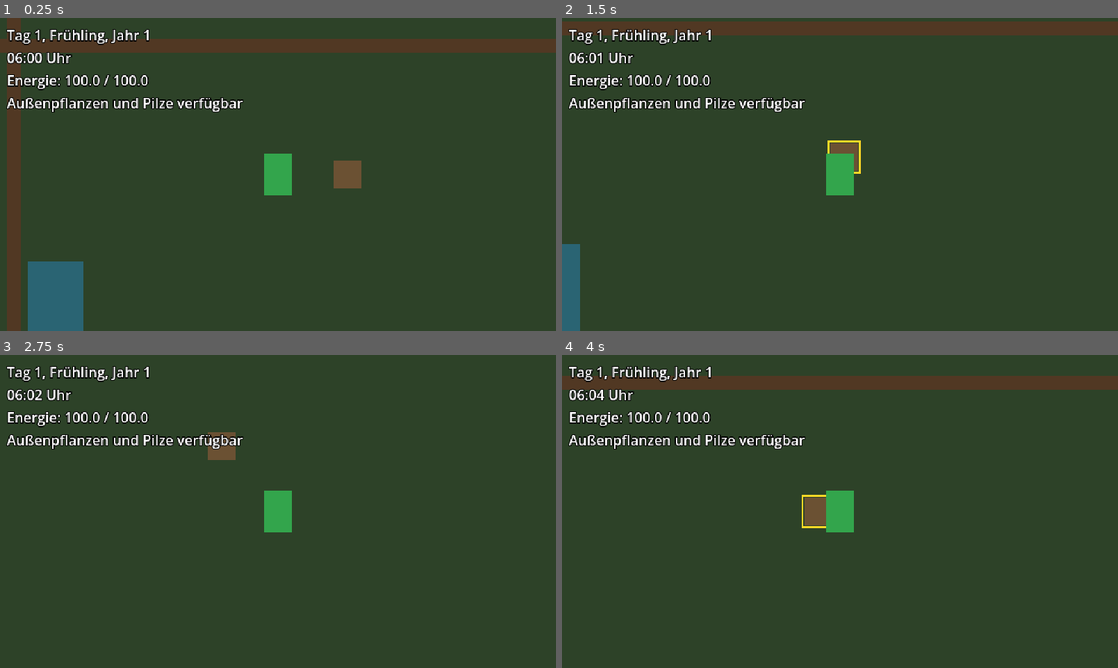
Above: before the commit, frames 1-4 (two rows, left to right).
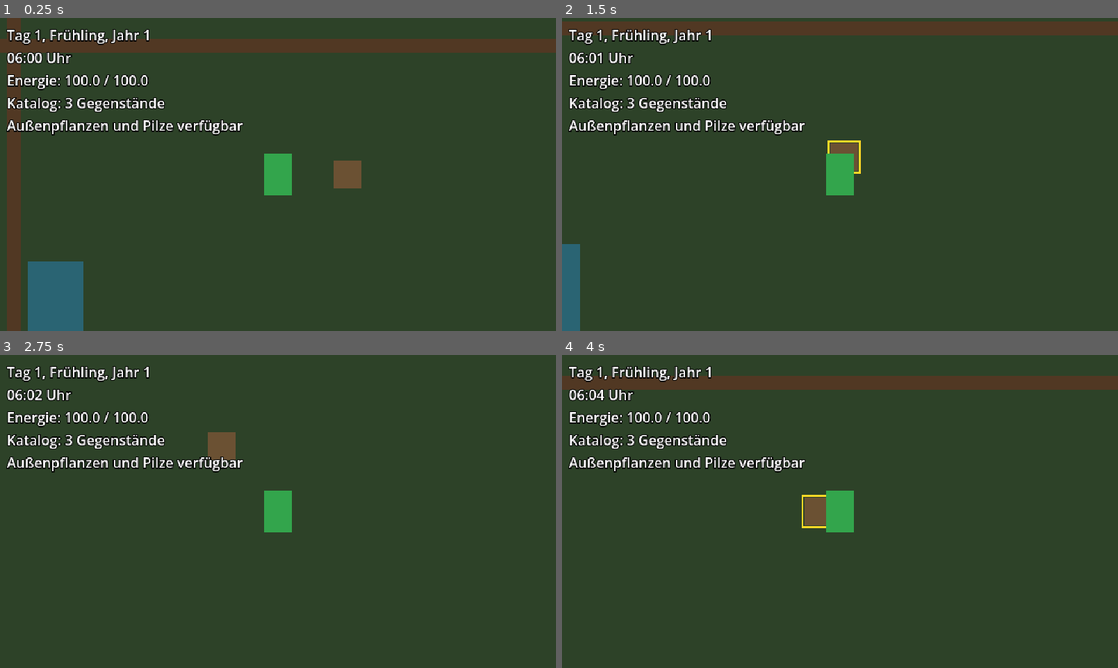
Above: after the commit, the same moments.

Repository: stasar14-rgb/Harvest-Dream
Game: Godot game, scene res://scenes/main.tscn
Two runs of this game, one before a commit and one after it. Both use one fixed random seed, a clock stepped at 60 frames per second and the inputs below.
Inputs:
- Up to frame 1 (0.25 s): no input
- Up to frame 2 (1.5 s): tap Enter at 0.5 s; hold D (move_right) 0.53-1.28 s; hold E (interact) 0.53-1.28 s; hold S (move_down) from 1.28 s (still down); tap E (interact) at 1.35 s
- Up to frame 3 (2.75 s): release S (move_down) at 2.03 s; hold D (move_right) from 2.03 s (still down); hold E (interact) from 2.03 s (still down)
- Up to frame 4 (4 s): release D (move_right) at 2.78 s; release E (interact) at 2.78 s; hold W (move_up) 2.78-3.53 s; tap E (interact) at 2.85 s; hold A (move_left) from 3.53 s (still down); hold E (interact) from 3.53 s (still down)

The runs differ from the first frame. In frame 1, 2.3% of the frame differs, in the area x 1-44%, y 25-38%; in frame 2, 2.3%; in frame 3, 2.3%; in frame 4, 2.3%.

Commit message:
Schritt 15: Füge Gegenstandskatalog hinzu

Diff:
--- /dev/null
+++ b/data/items/berries.tres
@@ -0,0 +1,10 @@
+[gd_resource type="Resource" script_class="ItemData" load_steps=2 format=3]
+
+[ext_resource type="Script" path="res://scripts/items/item_data.gd" id="1_item"]
+
+[resource]
+script = ExtResource("1_item")
+item_id = &"berries"
+display_name = "Beeren"
+description = "Essbare Früchte aus dem Wald."
+category = 1
--- /dev/null
+++ b/data/items/item_catalog.tres
@@ -0,0 +1,11 @@
+[gd_resource type="Resource" script_class="ItemCatalog" load_steps=6 format=3]
+
+[ext_resource type="Script" path="res://scripts/items/item_catalog.gd" id="1_catalog"]
+[ext_resource type="Script" path="res://scripts/items/item_data.gd" id="2_item_data"]
+[ext_resource type="Resource" path="res://data/items/wood.tres" id="3_wood"]
+[ext_resource type="Resource" path="res://data/items/ore.tres" id="4_ore"]
+[ext_resource type="Resource" path="res://data/items/berries.tres" id="5_berries"]
+
+[resource]
+script = ExtResource("1_catalog")
+items = Array[ExtResource("2_item_data")]([ExtResource("3_wood"), ExtResource("4_ore"), ExtResource("5_berries")])
--- /dev/null
+++ b/data/items/ore.tres
@@ -0,0 +1,10 @@
+[gd_resource type="Resource" script_class="ItemData" load_steps=2 format=3]
+
+[ext_resource type="Script" path="res://scripts/items/item_data.gd" id="1_item"]
+
+[resource]
+script = ExtResource("1_item")
+item_id = &"ore"
+display_name = "Erz"
+description = "Rohes Erz, das später verarbeitet werden kann."
+category = 0
--- /dev/null
+++ b/data/items/wood.tres
@@ -0,0 +1,10 @@
+[gd_resource type="Resource" script_class="ItemData" load_steps=2 format=3]
+
+[ext_resource type="Script" path="res://scripts/items/item_data.gd" id="1_item"]
+
+[resource]
+script = ExtResource("1_item")
+item_id = &"wood"
+display_name = "Holz"
+description = "Ein grundlegendes Material für Bau und Verarbeitung."
+category = 0
--- a/scenes/main.tscn
+++ b/scenes/main.tscn
@@ -6,6 +6,8 @@
 [ext_resource type="Script" path="res://scripts/game_calendar.gd" id="4_calendar"]
 [ext_resource type="Script" path="res://scripts/season_system.gd" id="5_season"]
 [ext_resource type="Script" path="res://scripts/player_energy.gd" id="6_energy"]
+[ext_resource type="Script" path="res://scripts/items/item_database.gd" id="7_item_database"]
+[ext_resource type="Resource" path="res://data/items/item_catalog.tres" id="8_item_catalog"]
 
 [node name="Main" type="Node"]
 script = ExtResource("1_main")
@@ -22,6 +24,10 @@
 calendar_path = NodePath("../GameCalendar")
 season_system_path = NodePath("../SeasonSystem")
 
+[node name="ItemDatabase" type="Node" parent="." groups=["item_database"]]
+script = ExtResource("7_item_database")
+catalog = ExtResource("8_item_catalog")
+
 [node name="AreaContainer" type="Node2D" parent="."]
 
 [node name="TestArea" parent="AreaContainer" instance=ExtResource("2_test_area")]
--- a/scenes/test_area.tscn
+++ b/scenes/test_area.tscn
@@ -25,7 +25,7 @@
 offset_left = 8.0
 offset_top = 8.0
 offset_right = 260.0
-offset_bottom = 106.0
+offset_bottom = 130.0
 mouse_filter = 2
 theme_override_colors/font_color = Color(1, 1, 1, 1)
 theme_override_colors/font_outline_color = Color(0, 0, 0, 1)
--- a/scripts/debug_time_display.gd
+++ b/scripts/debug_time_display.gd
@@ -3,11 +3,13 @@
 var _calendar: GameCalendar
 var _season_system: SeasonSystem
 var _player_energy: PlayerEnergy
+var _item_database: ItemDatabase
 
 func _ready() -> void:
 	_calendar = get_tree().get_first_node_in_group(&"game_calendar") as GameCalendar
 	_season_system = get_tree().get_first_node_in_group(&"season_system") as SeasonSystem
 	_player_energy = get_tree().get_first_node_in_group(&"player_energy") as PlayerEnergy
+	_item_database = get_tree().get_first_node_in_group(&"item_database") as ItemDatabase
 
 	if _calendar == null:
 		push_error("Die Debug-Zeitanzeige findet keinen GameCalendar.")
@@ -19,6 +21,10 @@
 
 	if _player_energy == null:
 		push_error("Die Debug-Zeitanzeige findet keine PlayerEnergy.")
+		return
+
+	if _item_database == null:
+		push_error("Die Debug-Anzeige findet keine ItemDatabase.")
 		return
 
 	_calendar.time_changed.connect(_update_display)
@@ -62,11 +68,12 @@
 		else:
 			season_rule_text = "Winter: kein Außenwachstum, Energiekosten +25 %"
 
-	text = "%s\n%s%s\nEnergie: %.1f / %.1f\n%s" % [
+	text = "%s\n%s%s\nEnergie: %.1f / %.1f\nKatalog: %d Gegenstände\n%s" % [
 		_calendar.get_date_text(),
 		_calendar.get_time_text(),
 		pause_text,
 		_player_energy.current_energy,
 		_player_energy.maximum_energy,
+		_item_database.get_item_count(),
 		season_rule_text,
 	]
--- /dev/null
+++ b/scripts/items/item_catalog.gd
@@ -0,0 +1,44 @@
+class_name ItemCatalog
+extends Resource
+
+@export var items: Array[ItemData] = []
+
+var _items_by_id: Dictionary = {}
+
+func rebuild_index() -> bool:
+	_items_by_id.clear()
+	var catalog_is_valid := true
+
+	for item in items:
+		if item == null:
+			push_error("Der Gegenstandskatalog enthält einen leeren Eintrag.")
+			catalog_is_valid = false
+			continue
+
+		if not item.is_valid_definition():
+			catalog_is_valid = false
+			continue
+
+		if _items_by_id.has(item.item_id):
+			push_error("Die Gegenstands-ID '%s' ist doppelt vorhanden." % item.item_id)
+			catalog_is_valid = false
+			continue
+
+		_items_by_id[item.item_id] = item
+
+	return catalog_is_valid
+
+func get_item(item_id: StringName) -> ItemData:
+	if _items_by_id.is_empty() and not items.is_empty():
+		rebuild_index()
+
+	return _items_by_id.get(item_id) as ItemData
+
+func has_item(item_id: StringName) -> bool:
+	return get_item(item_id) != null
+
+func get_item_count() -> int:
+	return items.size()
+
+func get_all_items() -> Array[ItemData]:
+	return items.duplicate()
--- /dev/null
+++ b/scripts/items/item_data.gd
@@ -0,0 +1,71 @@
+class_name ItemData
+extends Resource
+
+enum Category {
+	MATERIAL,
+	FOOD,
+	CONSUMABLE,
+	FISH,
+	SEED,
+	SAPLING,
+	TOOL,
+	OTHER,
+}
+
+const MATERIAL_STACK_LIMIT := 99
+const FOOD_STACK_LIMIT := 10
+const CONSUMABLE_STACK_LIMIT := 10
+const FISH_STACK_LIMIT := 20
+const NON_STACKABLE_LIMIT := 1
+
+@export var item_id: StringName = &""
+@export var display_name: String = ""
+@export_multiline var description: String = ""
+@export var icon: Texture2D
+@export var category: Category = Category.OTHER
+@export var rarity_id: StringName = &"normal"
+@export_range(0, 999999, 1) var base_price: int = 0
+@export_range(0, 999, 1) var stack_limit_override: int = 0
+@export_range(0, 9999, 1) var growth_duration_days: int = 0
+@export var supports_quality: bool = false
+
+func get_stack_limit() -> int:
+	if stack_limit_override > 0:
+		return stack_limit_override
+
+	match category:
+		Category.MATERIAL:
+			return MATERIAL_STACK_LIMIT
+		Category.FOOD:
+			return FOOD_STACK_LIMIT
+		Category.CONSUMABLE:
+			return CONSUMABLE_STACK_LIMIT
+		Category.FISH:
+			return FISH_STACK_LIMIT
+		_:
+			return NON_STACKABLE_LIMIT
+
+func is_stackable() -> bool:
+	return get_stack_limit() > 1
+
+func has_growth_duration() -> bool:
+	return category == Category.SEED or category == Category.SAPLING
+
+func is_valid_definition() -> bool:
+	if item_id == &"":
+		push_error("Ein Gegenstand im Katalog besitzt keine ID.")
+		return false
+
+	if display_name.is_empty():
+		push_error("Der Gegenstand '%s' besitzt keinen Namen." % item_id)
+		return false
+
+	if get_stack_limit() < 1:
+		push_error("Der Gegenstand '%s' besitzt eine ungültige Stapelgröße." % item_id)
+		return false
+
+	if growth_duration_days > 0 and not has_growth_duration():
+		push_error("Nur Saatgut und Setzlinge dürfen eine Wachstumsdauer besitzen: %s" % item_id)
+		return false
+
+	return true
--- /dev/null
+++ b/scripts/items/item_database.gd
@@ -0,0 +1,26 @@
+class_name ItemDatabase
+extends Node
+
+@export var catalog: ItemCatalog
+
+func _ready() -> void:
+	if catalog == null:
+		push_error("ItemDatabase besitzt keinen Gegenstandskatalog.")
+		return
+
+	catalog.rebuild_index()
+
+func get_item(item_id: StringName) -> ItemData:
+	if catalog == null:
+		return null
+
+	return catalog.get_item(item_id)
+
+func has_item(item_id: StringName) -> bool:
+	return get_item(item_id) != null
+
+func get_item_count() -> int:
+	if catalog == null:
+		return 0
+
+	return catalog.get_item_count()
Not shown: 1 places in scenes/main.tscn that only renumber resources
Not shown, changed: Game_Currens.md
